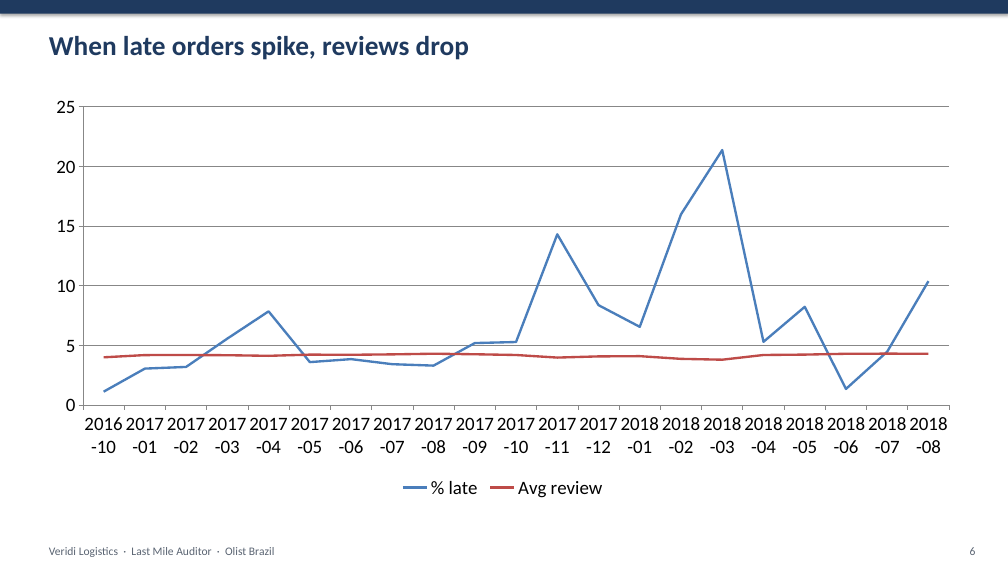
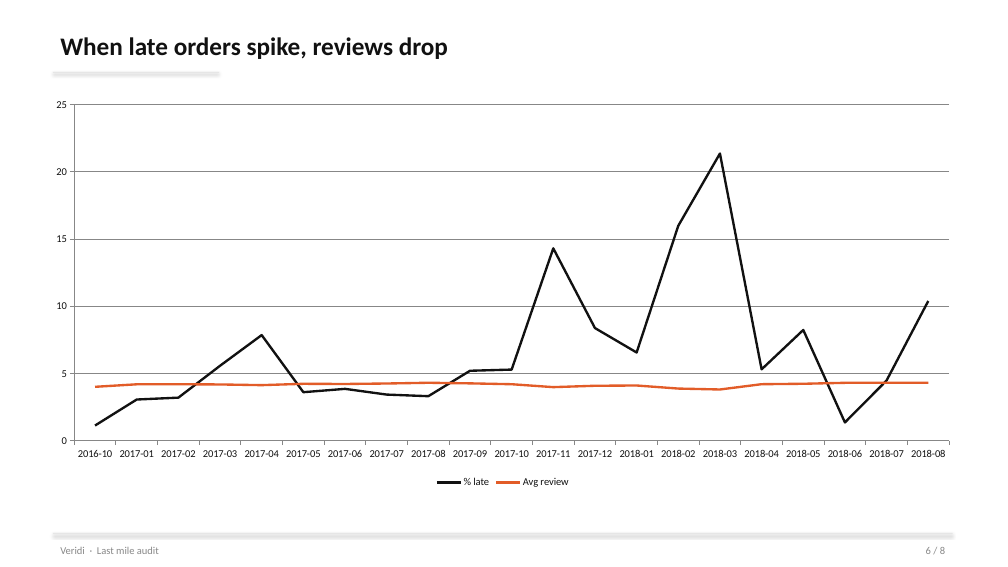
Before and after one commit to Jovz19200/AmaliTech-DEG-Project-based-challenges, a slide deck: slide 6 of data-engineering/Logistics-auditor/presentation/Last_Mile_Veridi.pptx. Drawn at 1008x567 pixels with LibreOffice and Linux fonts; fonts in the diff are those of the drawing. Boxes give left, top, right and bottom in pixels: in the first picture for what was removed or moved away, otherwise in the second. Text is boxed around its words. In the diff, an @@ line names an element or a change of style, - is before the commit and + after.

Commit message:
Restyle slides to a two-color minimal template.

```diff
--- a/data-engineering/Logistics-auditor/presentation/Last_Mile_Veridi.pptx
+++ b/data-engineering/Logistics-auditor/presentation/Last_Mile_Veridi.pptx
@@ rectangle removed at box(0, 0, 1008, 14) @@
@@ text "When late orders spike, reviews ...": place and size @@
-text "When late orders spike, reviews ..." at box(49, 36, 469, 60)
+text "When late orders spike, reviews ..." at box(60, 37, 448, 59)
@@ text "When late orders spike, reviews ..." at box(60, 37, 448, 59): size 26 to 24 pt, text colour #1F3A5F to #111111 @@
@@ rectangle added at box(53, 72, 219, 73), fill #E6E6E6 @@
@@ line chart at box(38, 91, 968, 492) @@
@@ colour of % late #4F81BD to #111111 @@
@@ colour of Avg review #C0504D to #E25C28 @@
@@ lettering changed @@
@@ line chart: place and size @@
-line chart at box(38, 87, 968, 503)
+line chart at box(38, 91, 968, 492)
@@ rectangle added at box(53, 533, 953, 534), fill #E6E6E6 @@
@@ text at box(60, 547, 159, 554): text changed; size 11 to 10 pt; text colour #5A6472 to #888888 @@
-Veridi Logistics · Last Mile Auditor · Olist Brazil
+Veridi · Last mile audit
@@ text at box(926, 547, 945, 554): text changed; size 11 to 10 pt; text colour #5A6472 to #888888 @@
-6
+6 / 8
```
Also in this commit, not shown: 7 other slides changed.
